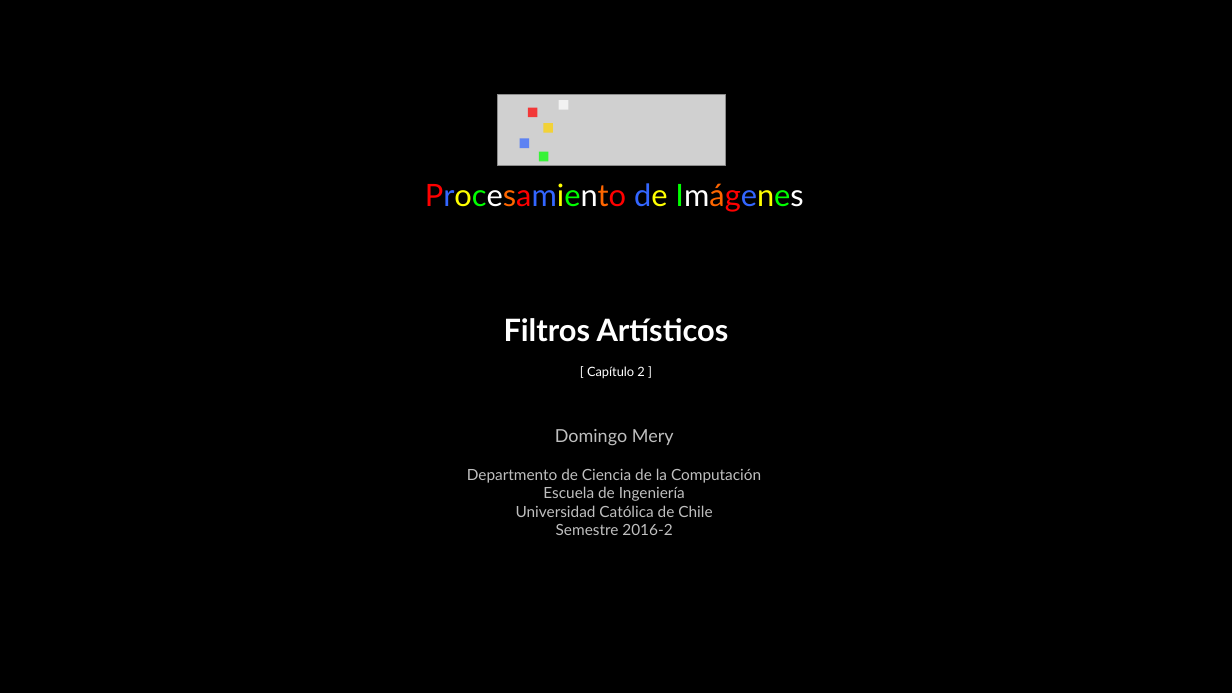
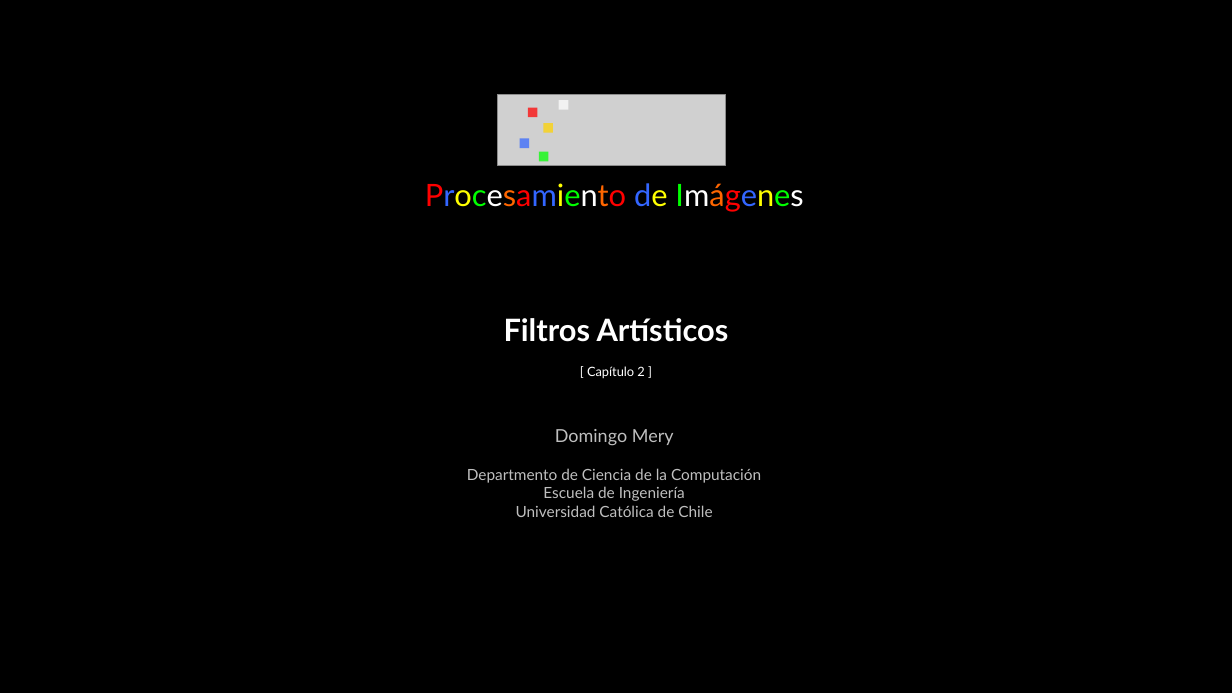
Before and after one commit to domingomery/imagenes, a slide deck: slide 1 of clases/Cap_02_Color/presentations/IMG02_ArtisticFilters.pptx. Drawn at 1232x693 pixels with LibreOffice and Linux fonts; fonts in the diff are those of the drawing; grey boxes stand for pictures. Boxes give left, top, right and bottom in pixels: in the first picture for what was removed or moved away, otherwise in the second. Text is boxed around its words. In the diff, an @@ line names an element or a change of style, - is before the commit and + after.

Commit message:
new ppt

```diff
--- a/clases/Cap_02_Color/presentations/IMG02_ArtisticFilters.pptx
+++ b/clases/Cap_02_Color/presentations/IMG02_ArtisticFilters.pptx
@@ text at (556,524,672,535): paragraph removed @@
-Semestre 2016-2
```
Also in this commit, not shown: 2 other files.
